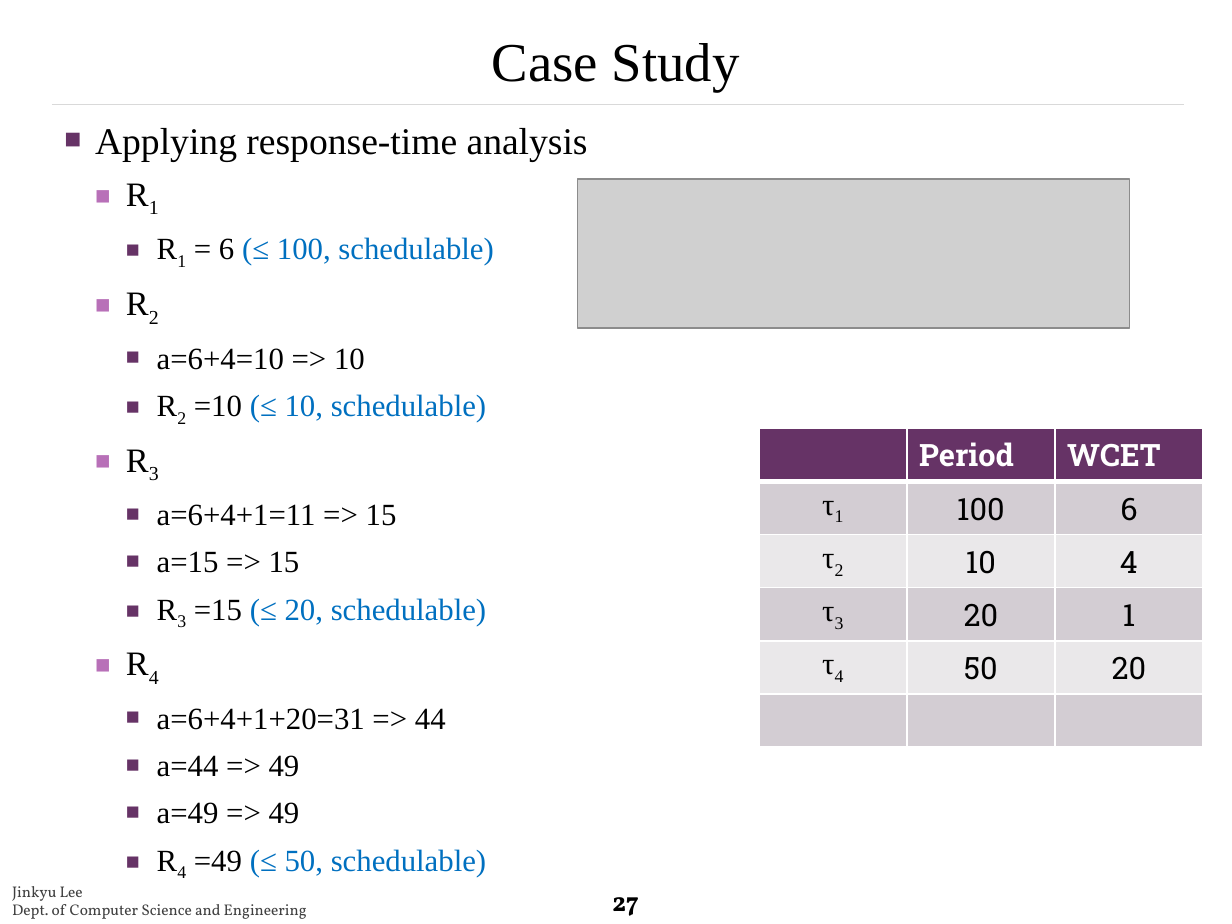
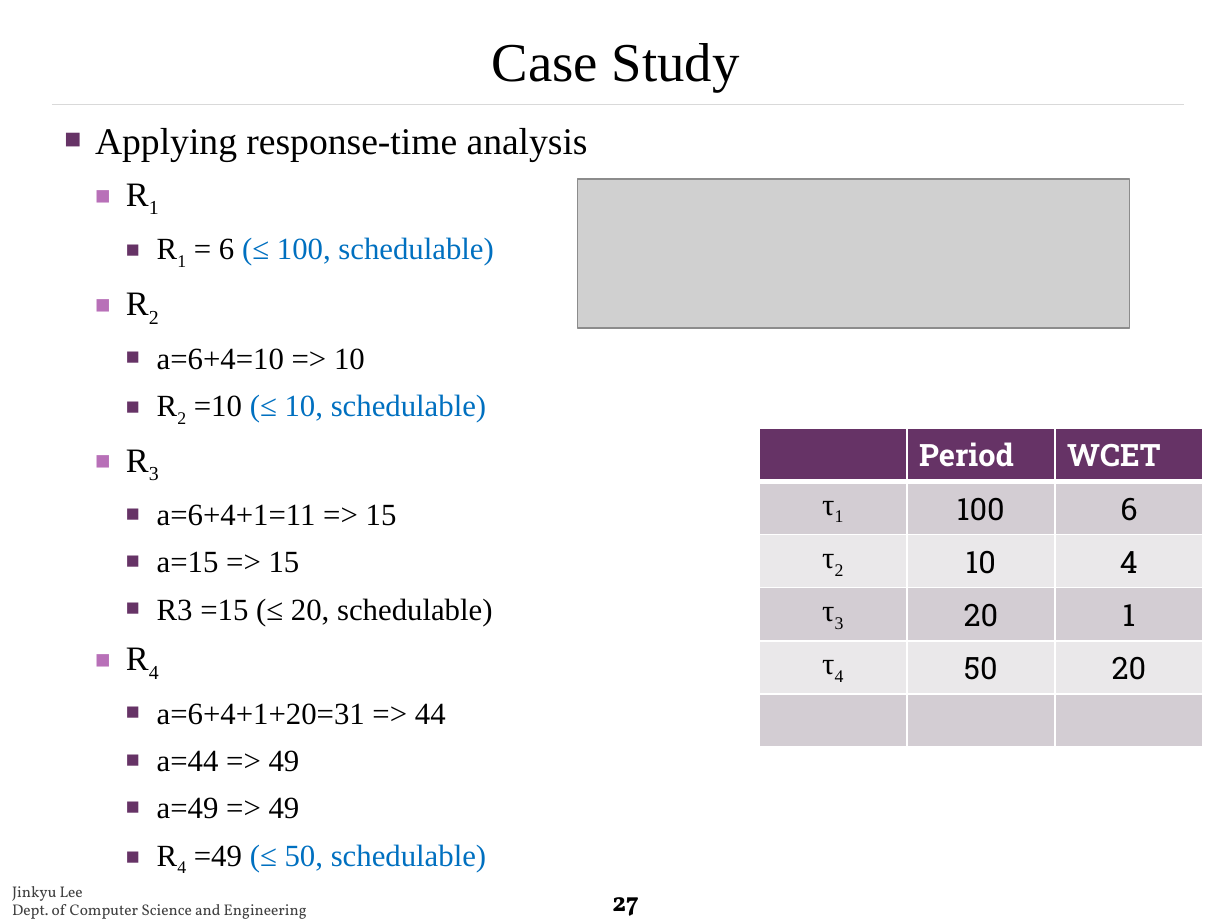
Before and after one commit to rtclskku/website, a slide deck: slide 27 of papers/2.pptx. Drawn at 1232x924 pixels with LibreOffice and Linux fonts; fonts in the diff are those of the drawing; grey boxes stand for pictures; background and template pictures are left out. Boxes give left, top, right and bottom in pixels: in the first picture for what was removed or moved away, otherwise in the second. Text is boxed around its words. In the diff, an @@ line names an element or a change of style, - is before the commit and + after.

```diff
--- a/papers/2.pptx
+++ b/papers/2.pptx
@@ text at (x1=157, y1=598, x2=492, y2=626): text colour #0070C0 to #000000 in "(≤ 20, schedulable)"; now on the baseline in "R3" @@
```
Also in this commit, not shown: 7 other slides changed, 4 slides added, 1 slide removed.
